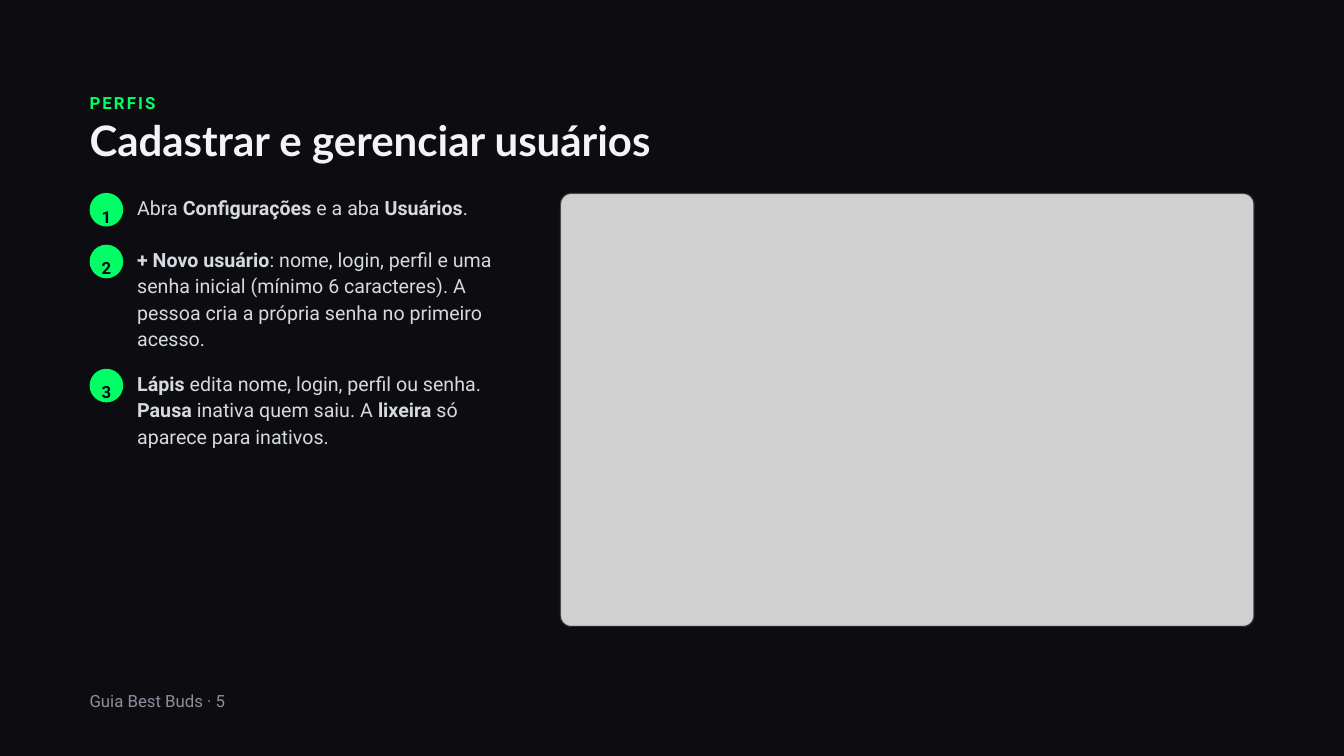
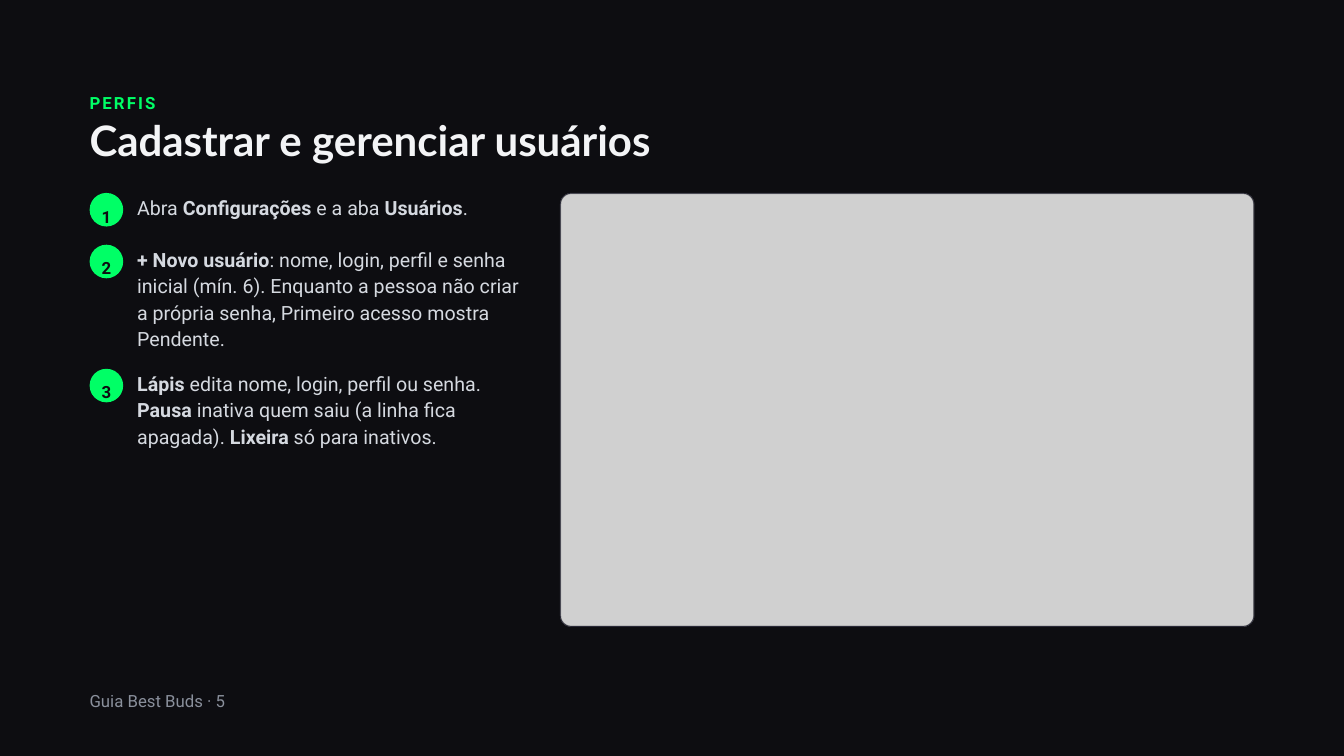
Before and after one commit to BESTBUDSOFC/BESTBUDS, a slide deck: slide 5 of docs/Guia_do_Sistema_Best_Buds.pptx. Drawn at 1344x756 pixels with LibreOffice and Linux fonts; fonts in the diff are those of the drawing; grey boxes stand for pictures. Boxes give left, top, right and bottom in pixels: in the first picture for what was removed or moved away, otherwise in the second. Text is boxed around its words. In the diff, an @@ line names an element or a change of style, - is before the commit and + after.

```diff
--- a/docs/Guia_do_Sistema_Best_Buds.pptx
+++ b/docs/Guia_do_Sistema_Best_Buds.pptx
@@ text at box(137, 252, 519, 346): text changed @@
-+ Novo usuário: nome, login, perfil e uma senha inicial (mínimo 6 caracteres). A pessoa cria a própria senha no primeiro acesso.
++ Novo usuário: nome, login, perfil e senha inicial (mín. 6). Enquanto a pessoa não criar a própria senha, Primeiro acesso mostra Pendente.
@@ text at box(137, 376, 481, 449): text changed @@
-Lápis edita nome, login, perfil ou senha. Pausa inativa quem saiu. A lixeira só aparece para inativos.
+Lápis edita nome, login, perfil ou senha. Pausa inativa quem saiu (a linha fica apagada). Lixeira só para inativos.
```
Also in this commit, not shown: 3 other slides changed, 1 other file.
